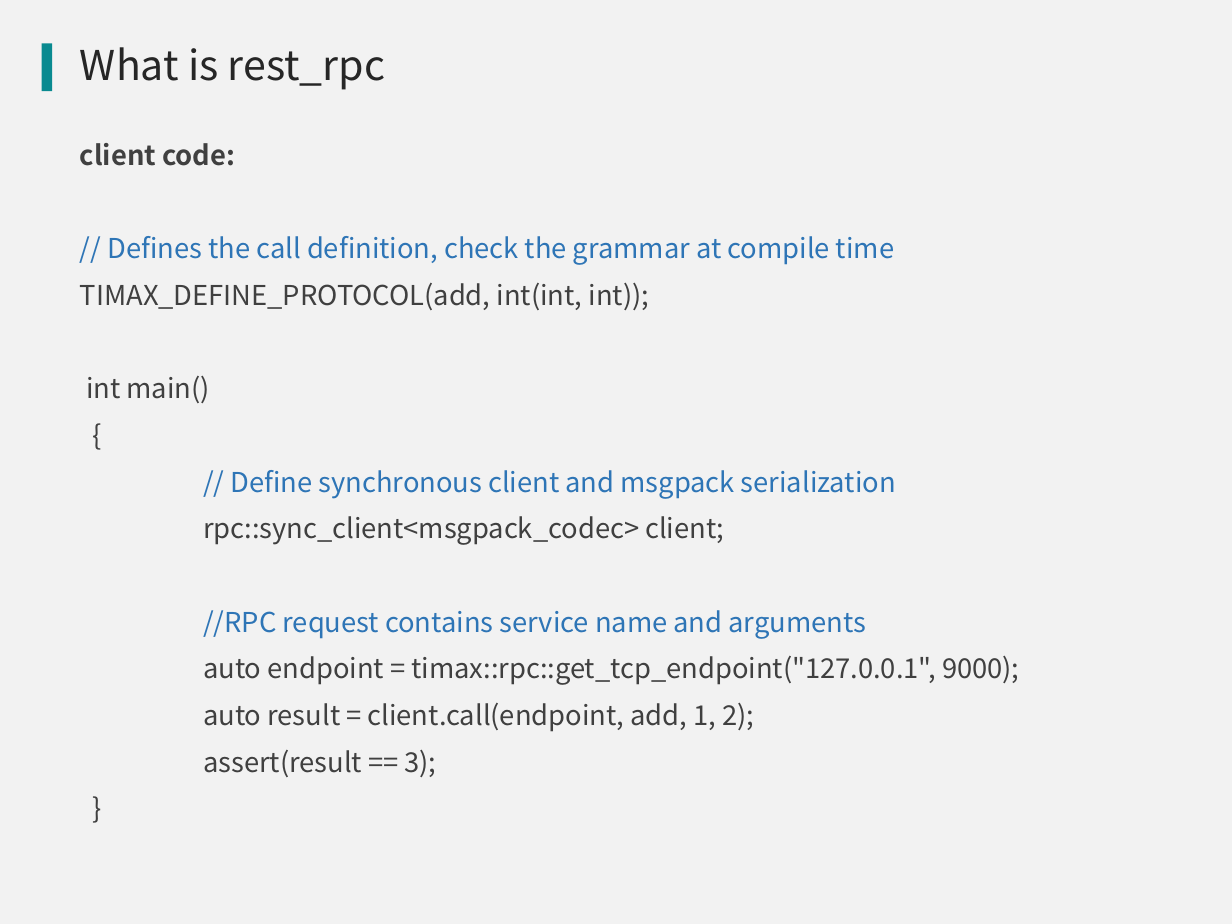
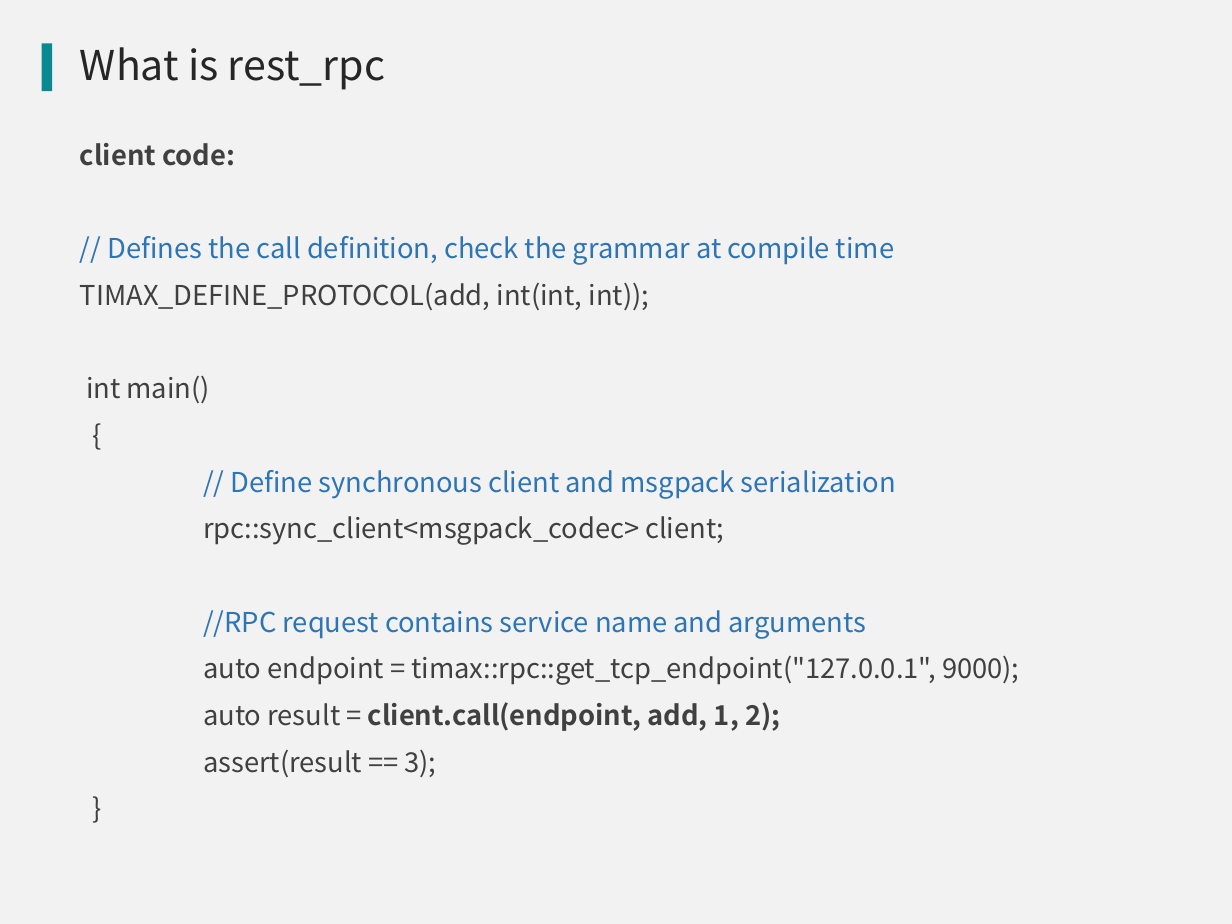
Before and after one commit to qicosmos/cppnow2017-ppt, a slide deck: slide 7 of An easy to use RPC framework implemented by c++11 and c++14.pptx. Drawn at 1232x924 pixels with LibreOffice and Linux fonts; fonts in the diff are those of the drawing; background and template pictures are left out. Boxes give left, top, right and bottom in pixels: in the first picture for what was removed or moved away, otherwise in the second. Text is boxed around its words. In the diff, an @@ line names an element or a change of style, - is before the commit and + after.

```diff
--- a/An easy to use RPC framework implemented by c++11 and c++14.pptx
+++ b/An easy to use RPC framework implemented by c++11 and c++14.pptx
@@ text at [203,702,780,731]: bold on in "client.call(endpoint, add, 1, 2);" @@
```
Also in this commit, not shown: 5 other slides changed, 27 slides removed, 2 other files.
